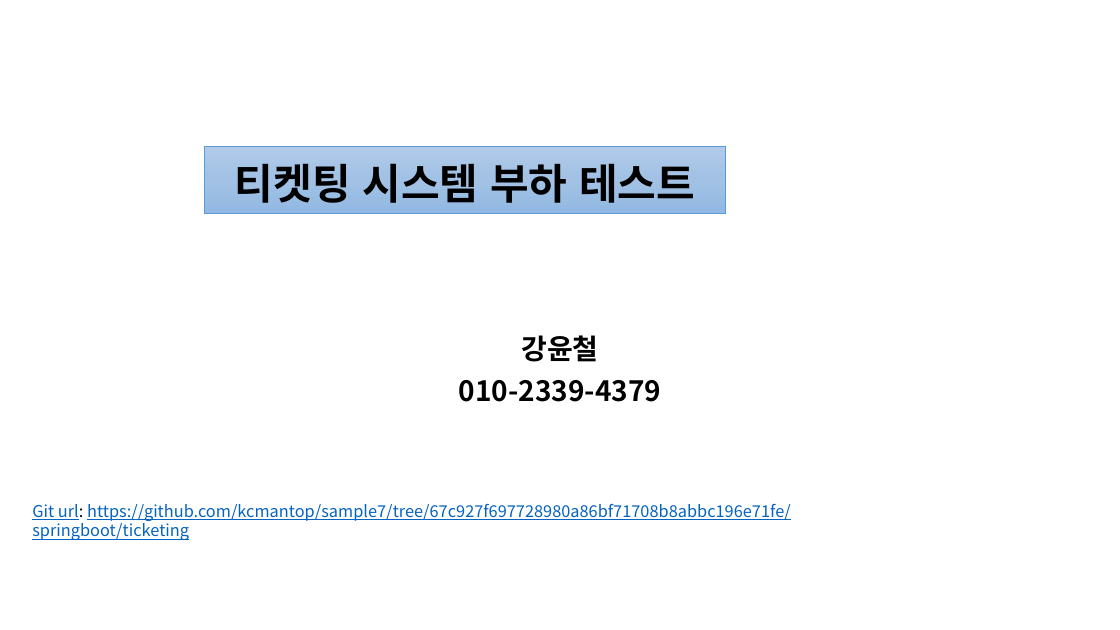
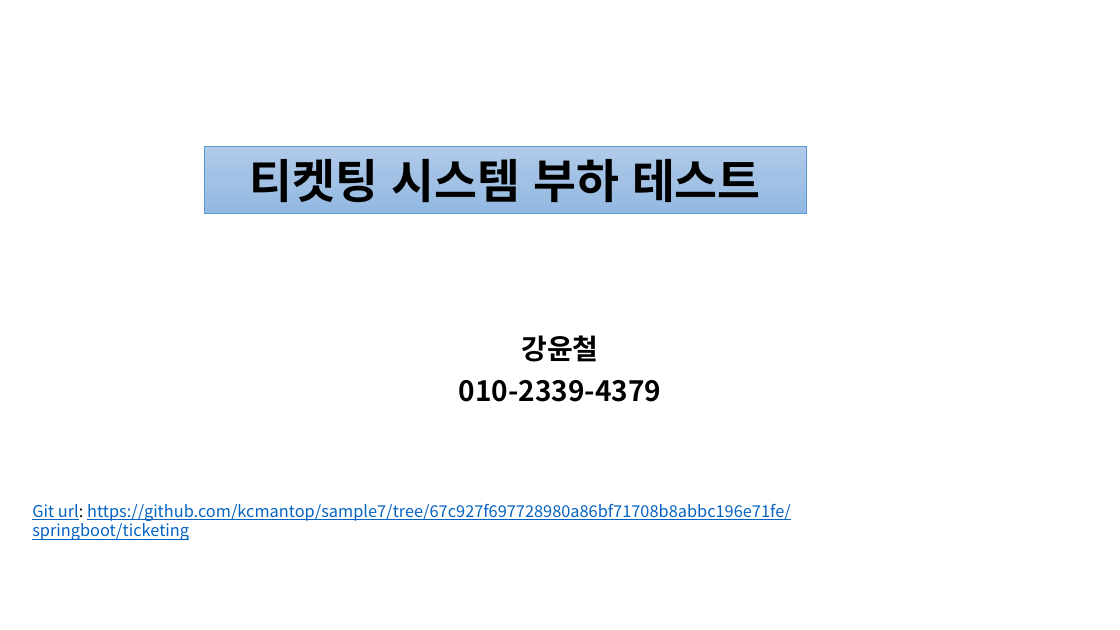
Before and after one commit to kcmantop/sample7, a slide deck: slide 1 of springboot/ticketing/티켓팅 부하 테스트.pptx. Drawn at 1120x630 pixels with LibreOffice and Linux fonts; fonts in the diff are those of the drawing. Boxes give left, top, right and bottom in pixels: in the first picture for what was removed or moved away, otherwise in the second. Text is boxed around its words. In the diff, an @@ line names an element or a change of style, - is before the commit and + after.

```diff
--- a/springboot/ticketing/티켓팅 부하 테스트.pptx
+++ b/springboot/ticketing/티켓팅 부하 테스트.pptx
@@ title "티켓팅 시스템 부하 테스트": place and size @@
-title "티켓팅 시스템 부하 테스트" at <box>205,146,726,213</box>
+title "티켓팅 시스템 부하 테스트" at <box>205,146,807,213</box>
@@ title "티켓팅 시스템 부하 테스트" at <box>205,146,807,213</box>: size 36 to 40 pt @@
```
Also in this commit, not shown: 1 slide added.
